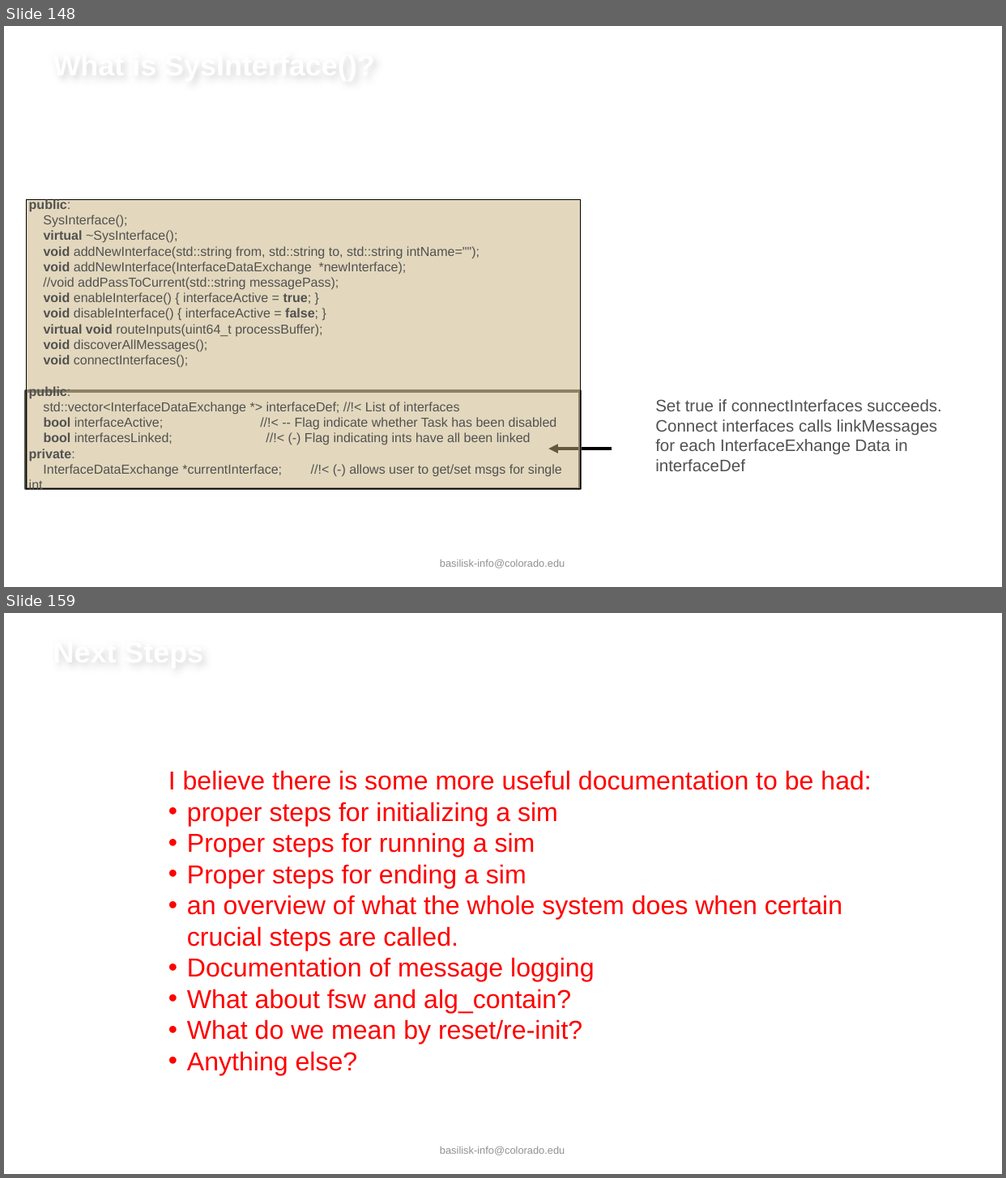
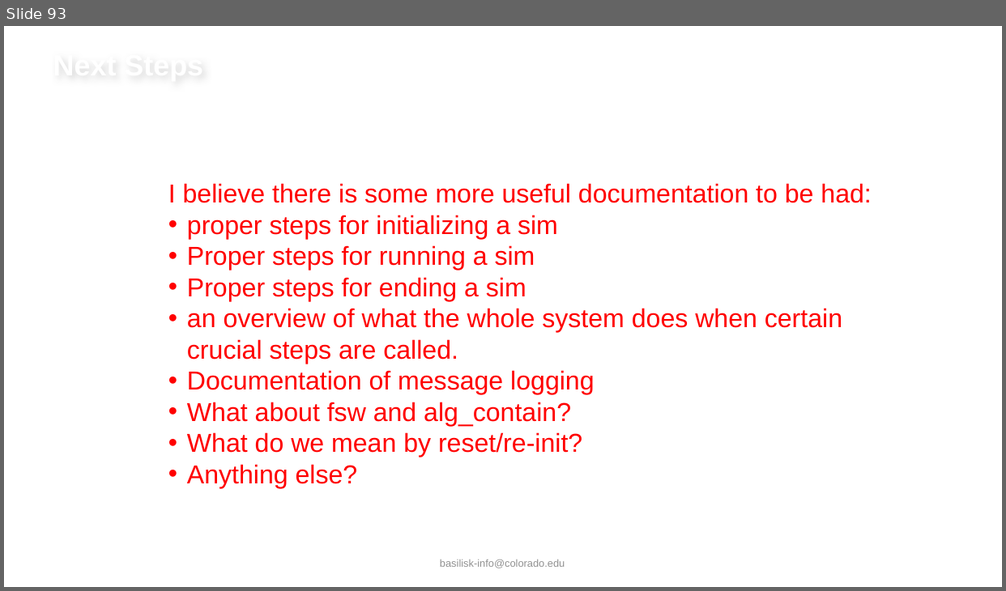
Before and after one commit to AVSLab/basilisk, a slide deck: docs/source/resources/UnderstandingBskArchitecture.pptx. Shown one above the other, each under a label of ours: slides 148 and 159 before the commit, slide 93 after it; the slides between them are not shown. The pictures are 1006x1178 and 1006x591 pixels, drawn with LibreOffice and Linux fonts; fonts in the diff are those of the drawing; background and template pictures are left out. Boxes give left, top, right and bottom in pixels: in the first picture for what was removed or moved away, otherwise in the second. Text is boxed around its words. In the diff, an @@ line names an element or a change of style, - is before the commit and + after.

```diff
--- a/docs/source/resources/UnderstandingBskArchitecture.pptx
+++ b/docs/source/resources/UnderstandingBskArchitecture.pptx
@@ slide 148 removed at (x1=4, y1=26, x2=1002, y2=587), background #FFFFFF; not listed: 1 template element that a slide beside it also shows @@
@@ title removed at (x1=50, y1=26, x2=844, y2=102) @@
-What is SysInterface()?
@@ rectangle removed at (x1=26, y1=200, x2=580, y2=489) @@
-public:
-SysInterface();
-virtual ~SysInterface();
-void addNewInterface(std::string from, std::string to, std::string intName="");
-void addNewInterface(InterfaceDataExchange *newInterface);
-//void addPassToCurrent(std::string messagePass);
-void enableInterface() { interfaceActive = true; }
-void disableInterface() { interfaceActive = false; }
-virtual void routeInputs(uint64_t processBuffer);
-void discoverAllMessages();
-void connectInterfaces();
-public:
-std::vector<InterfaceDataExchange *> interfaceDef; //!< List of interfaces
-bool interfaceActive; //!< -- Flag indicate whether Task has been disabled
-bool interfacesLinked; //!< (-) Flag indicating ints have all been linked
-private:
-InterfaceDataExchange *currentInterface; //!< (-) allows user to get/set msgs for single int
@@ rectangle removed at (x1=26, y1=391, x2=580, y2=489) @@
@@ text removed at (x1=655, y1=399, x2=941, y2=472) @@
-Set true if connectInterfaces succeeds. Connect interfaces calls linkMessages for each InterfaceExhange Data in interfaceDef
@@ arrow removed from (612, 449) to (548, 449) @@
@@ what was slide 159 is now slide 93 @@
```
Also in this commit, not shown: 84 slides changed, 65 other slides removed.
